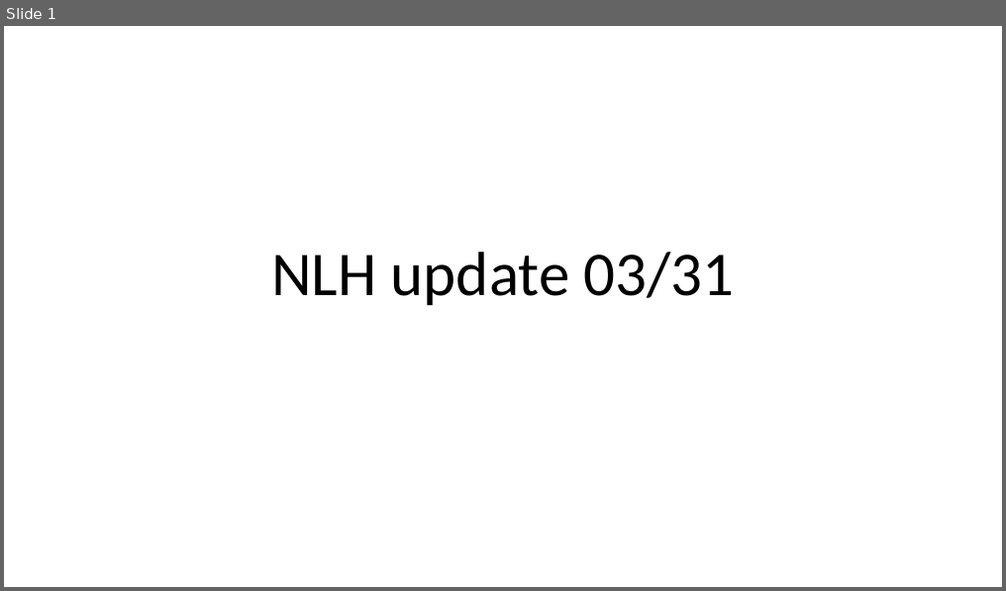
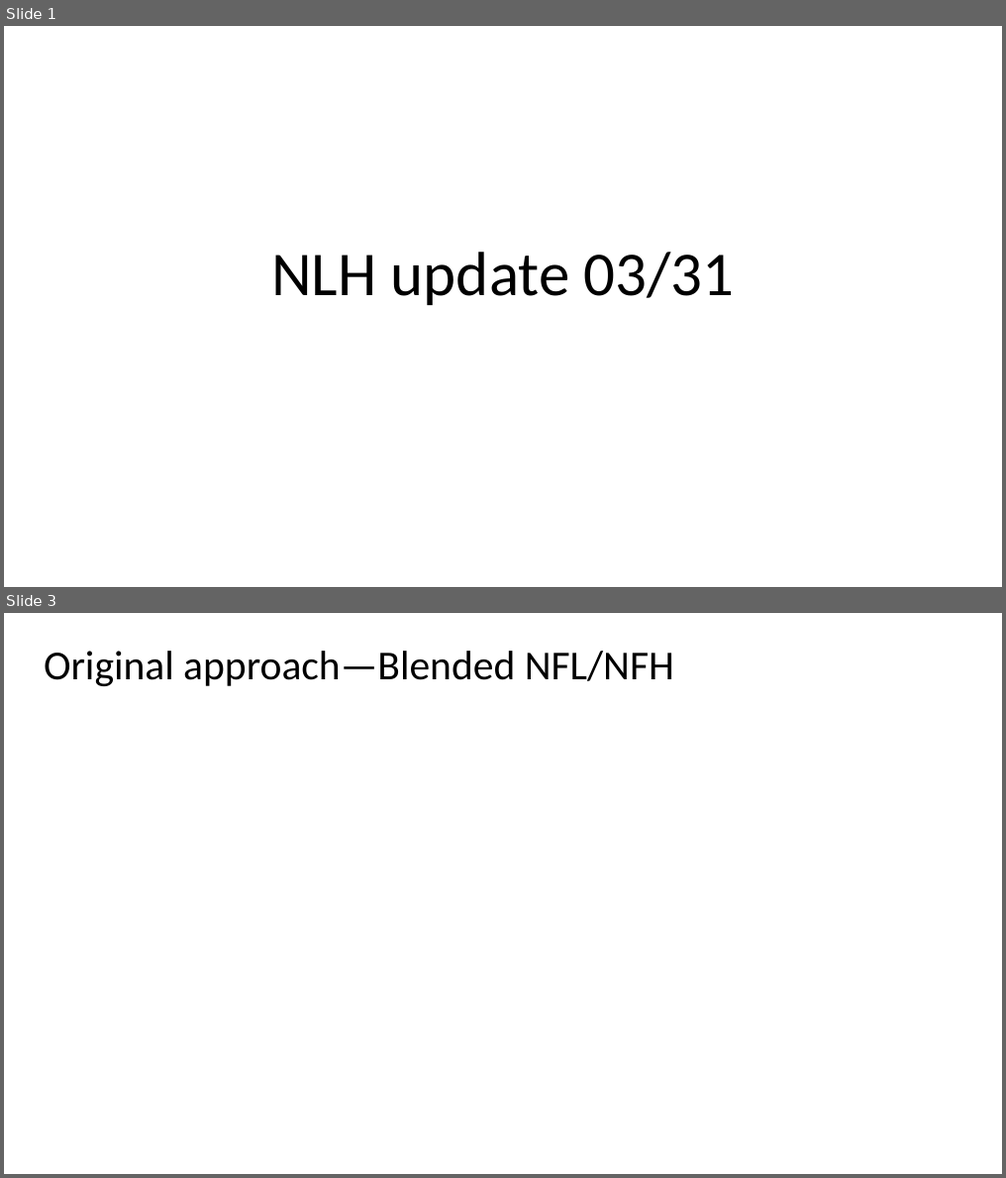
Before and after one commit to tyokokur/presentations, a slide deck: 20220331 EAD Update.pptx. Shown one above the other, each under a label of ours: slide 1 before the commit, slides 1 and 3 after it; the slides between them are not shown. The pictures are 1006x591 and 1006x1178 pixels, drawn with LibreOffice and Linux fonts; fonts in the diff are those of the drawing. Boxes give left, top, right and bottom in pixels: in the first picture for what was removed or moved away, otherwise in the second. Text is boxed around its words. In the diff, an @@ line names an element or a change of style, - is before the commit and + after.

```diff
--- a/20220331 EAD Update.pptx
+++ b/20220331 EAD Update.pptx
@@ slide 3 added at box(4, 613, 1002, 1174), background #FFFFFF @@
@@ title added at box(44, 651, 674, 686), 39.6 pt, text #000000 @@
+Original approach—Blended NFL/NFH
```
Also in this commit, not shown: 1 slide changed, 1 other slide added, 1 slide removed.
